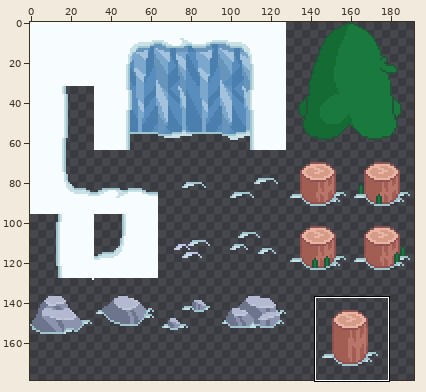
Sprite sheet -- img/exports/tilesheet.png. The first picture is a wide view before the edit; the outline marks the close-up.
Close-up. Before the commit:
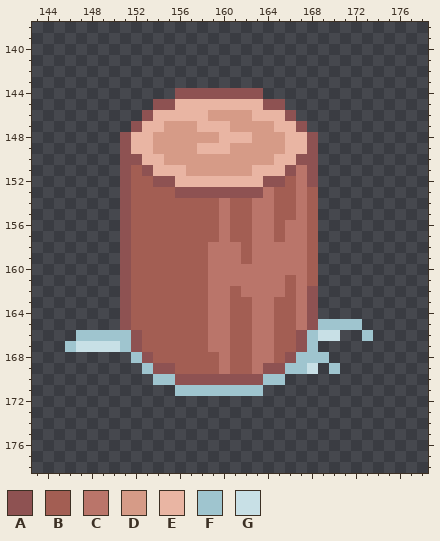
The file is 192x192 pixels. Shown: x 143..178, y 138..178. The wide view leaves out empty margins. The commit also changed other parts of the picture, which this record leaves out.
Palette (. is transparent): A #8e5252  B #a35e53  C #ba756a  D #d69b87  E #e9b5a3  F #9fc5cf  G #c8e0e6
Pixels before, first column x 146:
144 ..........AAAAAAAA..........
145 ........AAEEEEEEEEAA........
146 .......AEEEEEDDDDEEEA.......
147 ......AEEDDDEEEDDDDEEA......
148 .....AEEDDDDDDEEEDDDEEA.....
149 .....AEEDDDDEEEDDDDDEEA.....
150 .....AAEEDDDDDDDDDDEEAA.....
151 .....ABAEEEDDDDDDEEEACA.....
152 .....ABBAAEEEEEEEEAABCA.....
153 .....ABBBBAAAAAAAACBBCB.....
154 .....ABBBBBBBBCBBCCBBCB.....
155 .....ABBBBBBBBCBBCCBBCB.....
156 .....ABBBBBBBBCBBCCBCCB.....
157 .....ABBBBBBBBCBBCCBCCB.....
158 .....ABBBBBBBCCCBCCCCCB.....
159 .....ABBBBBBBCCCBCCCCCB.....
160 .....ABBBBBBBCCCCCCCCCB.....
161 .....ABBBBBBBCCCCCCCBCB.....
162 .....ABBBBBBBCCBCCCCBCA.....
163 .....ABBBBBBBCCBBCCBBCA.....
164 .....ABBBBBBBCCBBCCBBCA.....
165 .....ABBBBBBBCCBBCCBBCAFFFF.
166 .FFFFFABBBBBBCCBBCCBBAFGG..F
167 FGGGGFABBBBBBCCBBCCBBAF.....
168 ......FABBBBBBCBBCCBAFFF....
169 .......FAABBBBCBBCAAFFG.F...
170 ........FFAAAAAAAAFF........
171 ..........FFFFFFFF..........
Now the later version:
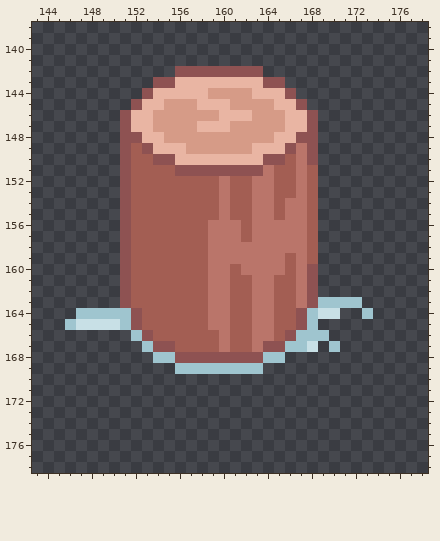
Changes in this commit:
{"y":142,"x":156,"old":"........","new":"AAAAAAAA"}
{"y":143,"x":154,"old":"............","new":"AAEEEEEEEEAA"}
{"y":144,"x":153,"old":"...AAAAAAAA...","new":"AEEEEEDDDDEEEA"}
{"y":145,"x":152,"old":"..AAEE","new":"AEEDDD"}
{"y":145,"x":161,"old":"EEEAA..","new":"DDDDEEA"}
{"y":146,"x":151,"old":"..AEEEEE","new":"AEEDDDDD"}
{"y":146,"x":160,"old":"DDDEEEA..","new":"EEEDDDEEA"}
{"y":147,"x":151,"old":".A","new":"AE"}
{"y":147,"x":154,"old":"E","new":"D"}
{"y":147,"x":165,"old":"E","new":"D"}
{"y":147,"x":167,"old":"A.","new":"EA"}
{"y":148,"x":152,"old":"E","new":"A"}
{"y":148,"x":154,"old":"D","new":"E"}
{"y":148,"x":160,"old":"EEE","new":"DDD"}
{"y":148,"x":165,"old":"D","new":"E"}
{"y":148,"x":167,"old":"E","new":"A"}
{"y":149,"x":152,"old":"EEDDD","new":"BAEEE"}
{"y":149,"x":158,"old":"EEE","new":"DDD"}
{"y":149,"x":163,"old":"DDDEE","new":"EEEAC"}
{"y":150,"x":152,"old":"AEEDDDDDDDDDDEEA","new":"BBAAEEEEEEEEAABC"}
{"y":151,"x":153,"old":"AEEEDDDDDDEEEA","new":"BBBAAAAAAAACBB"}
{"y":151,"x":168,"old":"A","new":"B"}
{"y":152,"x":154,"old":"AAEEEEEEEEAA","new":"BBBBBBCBBCCB"}
{"y":152,"x":168,"old":"A","new":"B"}
{"y":153,"x":156,"old":"AAAAAAAA","new":"BBBBCBBC"}
{"y":154,"x":166,"old":"B","new":"C"}
{"y":155,"x":166,"old":"B","new":"C"}
{"y":156,"x":159,"old":"B","new":"C"}
{"y":156,"x":161,"old":"B","new":"C"}
{"y":156,"x":165,"old":"B","new":"C"}
{"y":157,"x":159,"old":"B","new":"C"}
{"y":157,"x":161,"old":"B","new":"C"}
{"y":157,"x":165,"old":"B","new":"C"}
{"y":158,"x":162,"old":"B","new":"C"}
{"y":159,"x":162,"old":"B","new":"C"}
{"y":159,"x":166,"old":"C","new":"B"}
{"y":160,"x":161,"old":"C","new":"B"}
{"y":160,"x":166,"old":"C","new":"B"}
{"y":160,"x":168,"old":"B","new":"A"}
{"y":161,"x":161,"old":"CC","new":"BB"}
{"y":161,"x":165,"old":"C","new":"B"}
{"y":161,"x":168,"old":"B","new":"A"}
{"y":162,"x":162,"old":"C","new":"B"}
{"y":162,"x":165,"old":"C","new":"B"}
{"y":163,"x":169,"old":"....","new":"FFFF"}
{"y":164,"x":147,"old":"....AB","new":"FFFFFA"}
{"y":164,"x":167,"old":"CA..","new":"AFGG"}
{"y":164,"x":173,"old":".","new":"F"}
{"y":165,"x":146,"old":".....AB","new":"FGGGGFA"}
{"y":165,"x":167,"old":"CAFFFF","new":"AF...."}
{"y":166,"x":147,"old":"FFFFFAB","new":".....FA"}
{"y":166,"x":159,"old":"C","new":"B"}
{"y":166,"x":166,"old":"BA","new":"AF"}
{"y":166,"x":169,"old":"GG","new":"F."}
{"y":166,"x":173,"old":"F","new":"."}
{"y":167,"x":146,"old":"FGGGGFABBB","new":".......FAA"}
{"y":167,"x":159,"old":"C","new":"B"}
{"y":167,"x":164,"old":"CBBAF","new":"AAFFG"}
{"y":167,"x":170,"old":".","new":"F"}
{"y":168,"x":152,"old":"FABBBBBBCBBCCBAFFF","new":"..FFAAAAAAAAFF...."}
{"y":169,"x":153,"old":"FAABBBBCBBCAAFFG","new":"...FFFFFFFF....."}
{"y":169,"x":170,"old":"F","new":"."}
{"y":170,"x":154,"old":"FFAAAAAAAAFF","new":"............"}
{"y":171,"x":156,"old":"FFFFFFFF","new":"........"}
{"label":"changed","picture_box":[65,66,373,396]}
